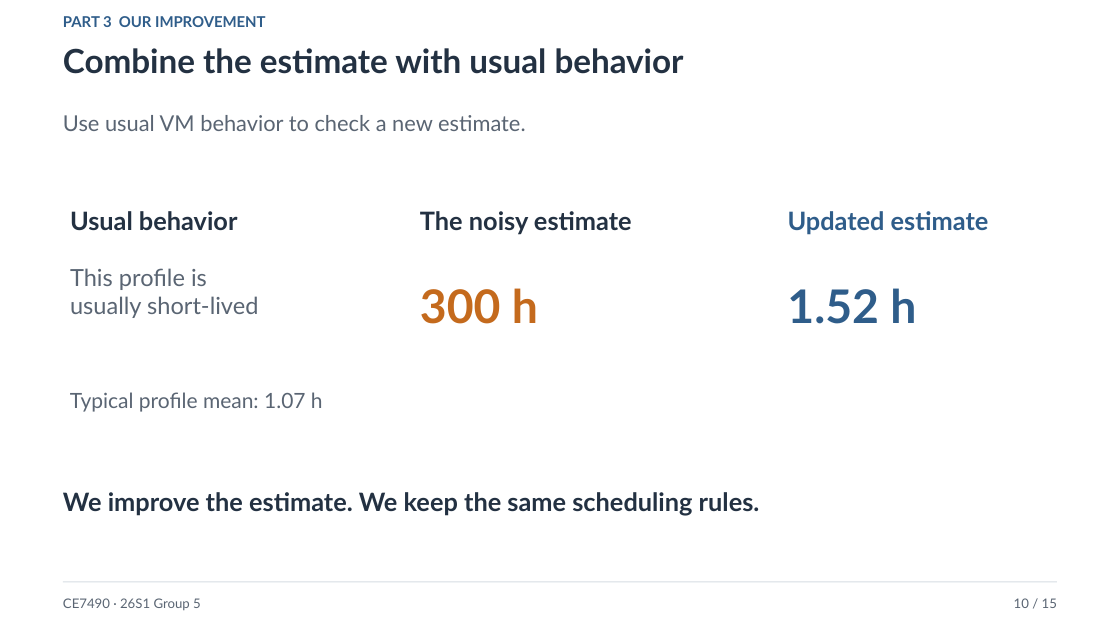
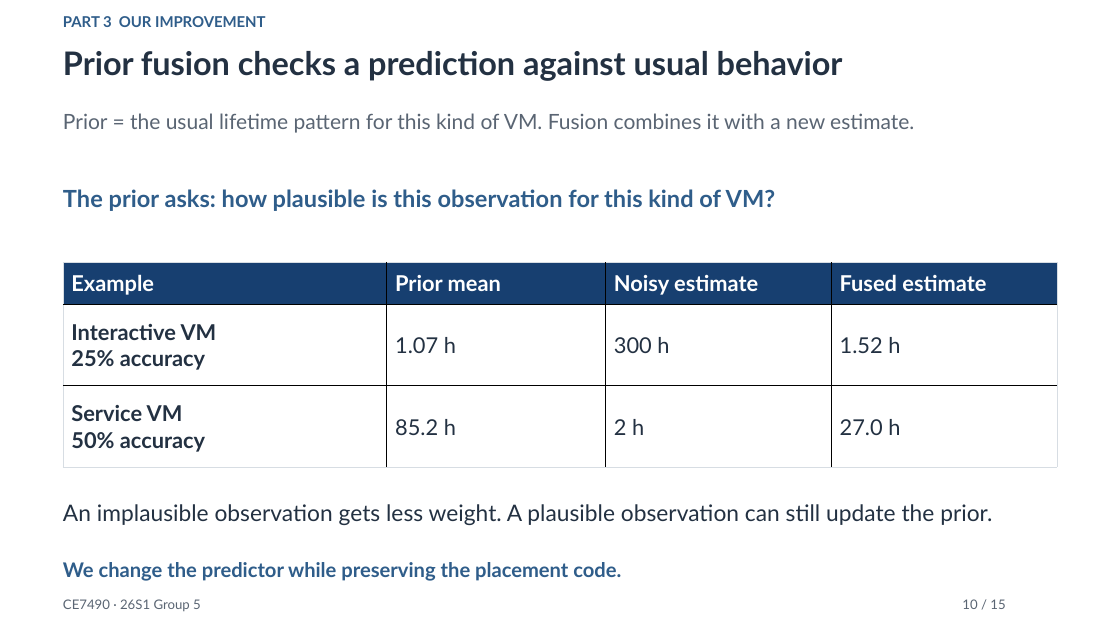
Before and after one commit to xxxmian/CE7490-P2_Revisiting_LAVA, a slide deck: slide 10 of Revisiting_Lifetime_Aware_VM_Allocation_Presentation_v4.pptx. Drawn at 1120x630 pixels with LibreOffice and Linux fonts; fonts in the diff are those of the drawing. Boxes give left, top, right and bottom in pixels: in the first picture for what was removed or moved away, otherwise in the second. Text is boxed around its words. In the diff, an @@ line names an element or a change of style, - is before the commit and + after.

```diff
--- a/Revisiting_Lifetime_Aware_VM_Allocation_Presentation_v4.pptx
+++ b/Revisiting_Lifetime_Aware_VM_Allocation_Presentation_v4.pptx
@@ text at (63, 51, 843, 81): text changed; size 18.8 to 27.8 pt; text colour #5A6573 to #233142; bold on @@
-Use usual VM behavior to check a new estimate.
+Prior fusion checks a prediction against usual behavior
@@ text removed at (63, 48, 684, 74) @@
-Combine the estimate with usual behavior
@@ text added at (63, 113, 914, 133), 18 pt, text #5A6573 @@
+Prior = the usual lifetime pattern for this kind of VM. Fusion combines it with a new estimate.
@@ text added at (63, 189, 776, 211), 20.2 pt, text #2F5D8A, bold @@
+The prior asks: how plausible is this observation for this kind of VM?
@@ text removed at (70, 211, 238, 231) @@
-Usual behavior
@@ text removed at (420, 211, 632, 235) @@
-The noisy estimate
@@ text removed at (788, 211, 989, 235) @@
-Updated estimate
@@ table added at (63, 262, 1057, 467), 3 rows, 4 columns @@
+Example | Prior mean | Noisy estimate | Fused estimate
+Interactive VM / 25% accuracy | 1.07 h | 300 h | 1.52 h
+Service VM / 50% accuracy | 85.2 h | 2 h | 27.0 h
@@ text removed at (70, 268, 258, 318) @@
-This profile is
-usually short-lived
@@ text removed at (420, 288, 538, 324) @@
-300 h
@@ text removed at (787, 288, 916, 324) @@
-1.52 h
@@ text removed at (70, 392, 323, 412) @@
-Typical profile mean: 1.07 h
@@ text removed at (63, 492, 760, 516) @@
-We improve the estimate. We keep the same scheduling rules.
@@ text added at (63, 504, 992, 525), 19.5 pt, text #233142 @@
+An implausible observation gets less weight. A plausible observation can still update the prior.
@@ text added at (63, 562, 621, 581), 17.2 pt, text #2F5D8A, bold @@
+We change the predictor while preserving the placement code.
@@ line removed from (63, 582) to (1057, 582) @@
@@ text "10 / 15" at (962, 599, 1005, 609): alignment right to left @@
```
Also in this commit, not shown: 7 other slides changed, 7 slides added, 7 slides removed, 3 other files.
